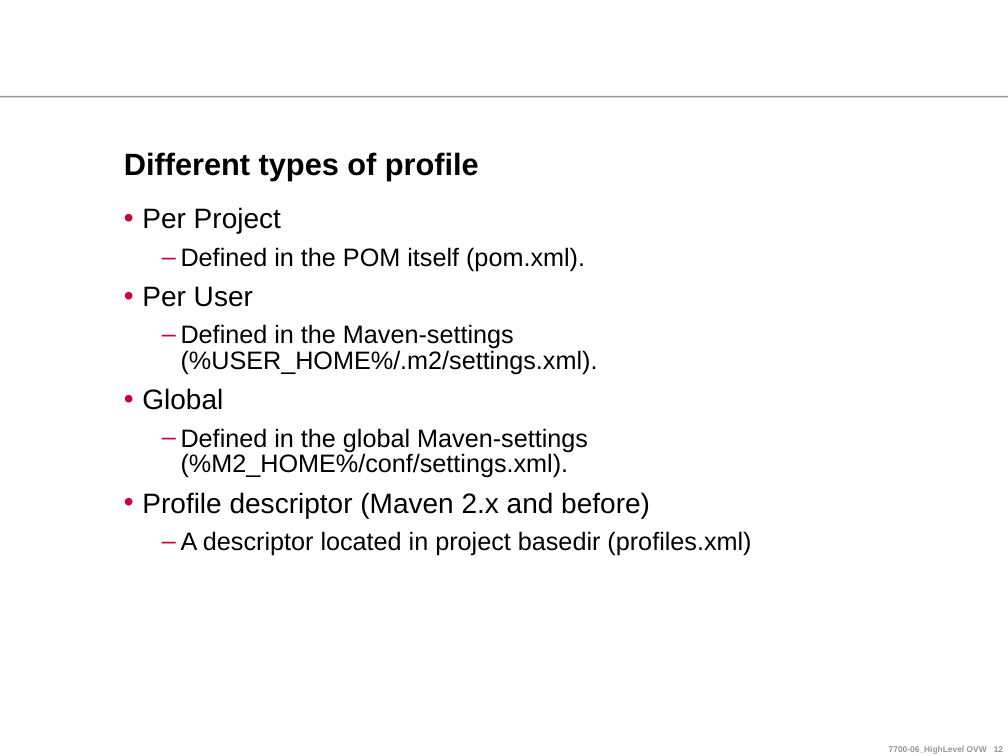
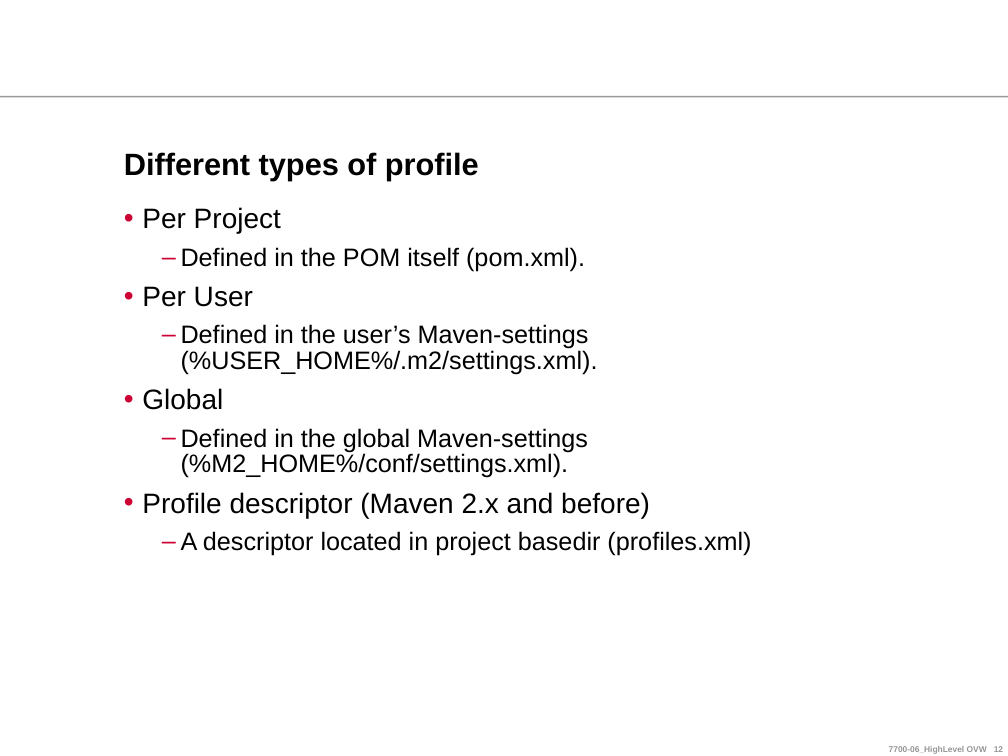
Before and after one commit to ndlongit/longnd-data, a slide deck: slide 12 of Document/Tutorial/[Presentation] Maven.ppt. Drawn at 1008x756 pixels with LibreOffice and Linux fonts; fonts in the diff are those of the drawing; background and template pictures are left out. Boxes give left, top, right and bottom in pixels: in the first picture for what was removed or moved away, otherwise in the second. Text is boxed around its words. In the diff, an @@ line names an element or a change of style, - is before the commit and + after.

```diff
--- a/Document/Tutorial/[Presentation] Maven.ppt
+++ b/Document/Tutorial/[Presentation] Maven.ppt
@@ text at bbox=[181, 324, 598, 375]: text changed @@
-  – Defined in the Maven-settings (%USER_HOME%/.m2/settings.xml).
+  – Defined in the user’s Maven-settings (%USER_HOME%/.m2/settings.xml).
```
Also in this commit, not shown: 7 slides added.
